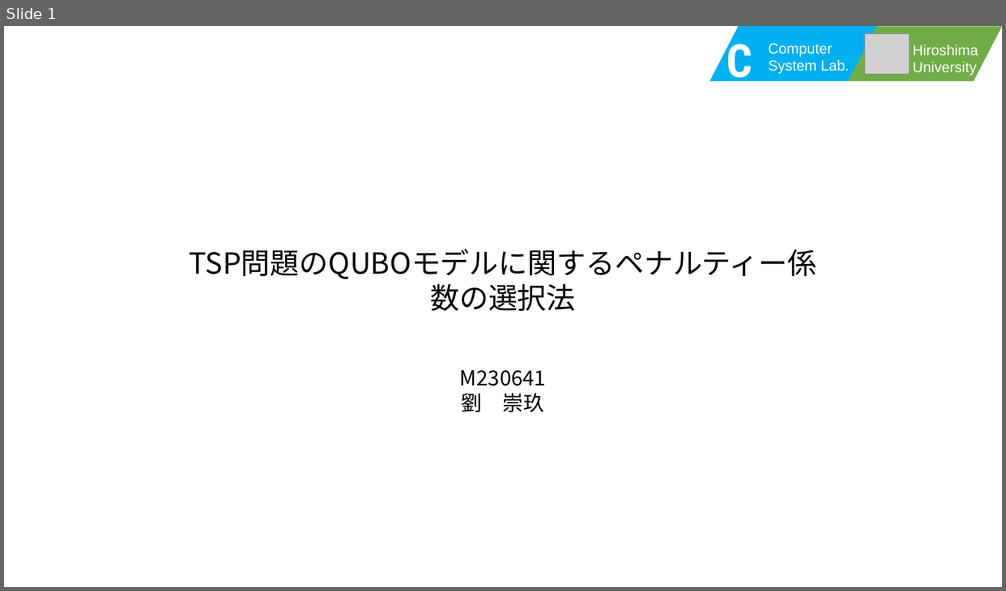
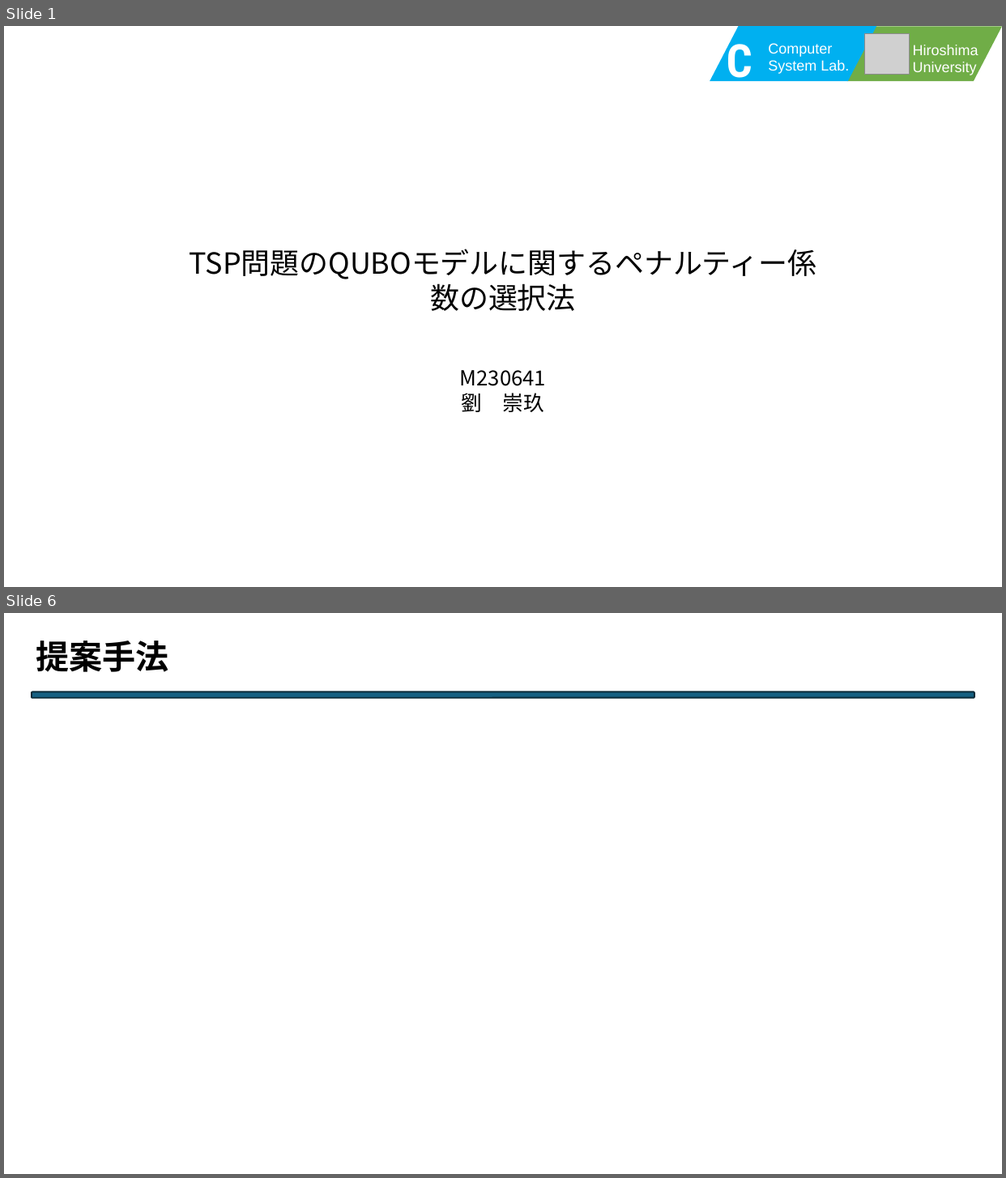
Before and after one commit to Legolas9999/chuukann, a slide deck: 中期.pptx. Shown one above the other, each under a label of ours: slide 1 before the commit, slides 1 and 6 after it; the slides between them are not shown. The pictures are 1006x591 and 1006x1178 pixels, drawn with LibreOffice and Linux fonts; fonts in the diff are those of the drawing; grey boxes stand for pictures. Boxes give left, top, right and bottom in pixels: in the first picture for what was removed or moved away, otherwise in the second. Text is boxed around its words. In the diff, an @@ line names an element or a change of style, - is before the commit and + after.

```diff
--- a/中期.pptx
+++ b/中期.pptx
@@ slide 6 added at box(4, 613, 1002, 1174), background #FFFFFF @@
@@ text added at box(36, 641, 169, 672), 32 pt, text #000000, bold @@
+提案手法
@@ rounded rectangle added at box(32, 692, 975, 698), fill #156082, outline #092A39 1.5 pt @@
```
Also in this commit, not shown: 8 other slides added, 1 slide removed, 2 other files.
